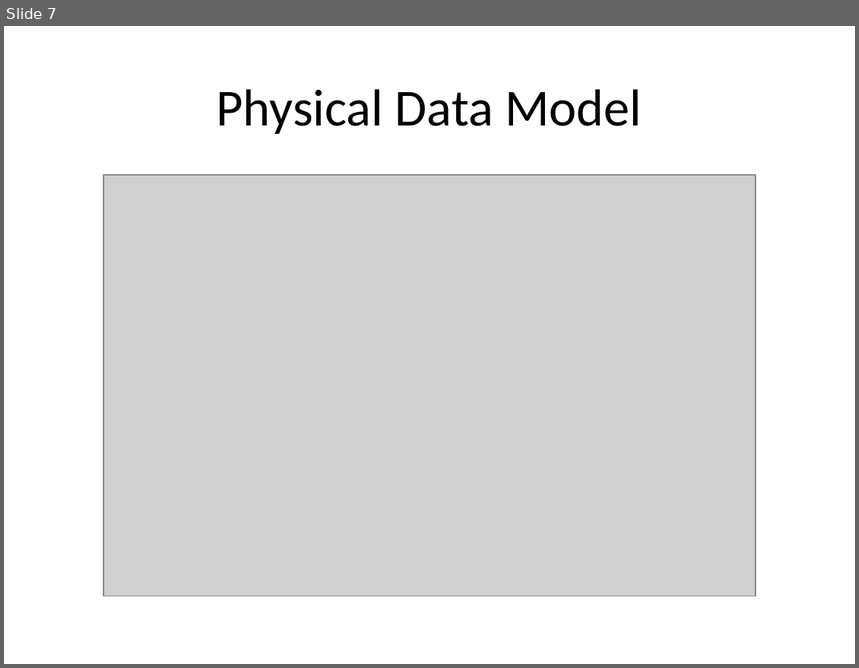
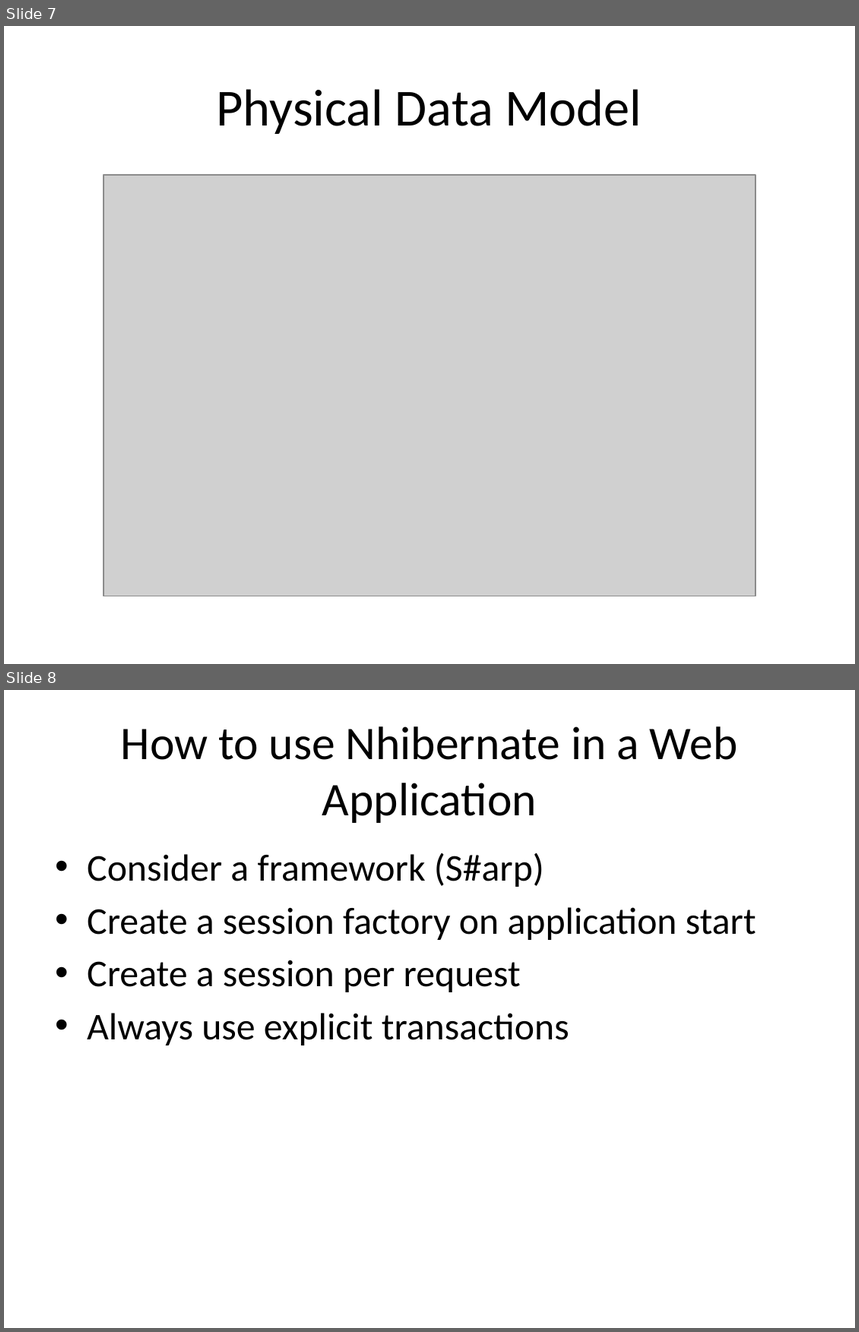
Before and after one commit to LoremipsumSharp/sutekicode, a slide deck: Samples/Mike.NHibernateDemo/Introduction to NHibernate.pptx. Shown one above the other, each under a label of ours: slide 7 before the commit, slides 7 and 8 after it. The pictures are 859x668 and 859x1332 pixels, drawn with LibreOffice and Linux fonts; fonts in the diff are those of the drawing; grey boxes stand for pictures. Boxes give left, top, right and bottom in pixels: in the first picture for what was removed or moved away, otherwise in the second. Text is boxed around its words. In the diff, an @@ line names an element or a change of style, - is before the commit and + after.

```diff
--- a/Samples/Mike.NHibernateDemo/Introduction to NHibernate.pptx
+++ b/Samples/Mike.NHibernateDemo/Introduction to NHibernate.pptx
@@ slide 8 added at (4, 690, 855, 1328), background #FFFFFF @@
@@ title added at (121, 726, 738, 823), 39.6 pt, text #000000 @@
+How to use Nhibernate in a Web Application
@@ text added at (87, 853, 756, 1046), 32 pt, text #000000 @@
+• Consider a framework (S#arp)
+• Create a session factory on application start
+• Create a session per request
+• Always use explicit transactions
```
Also in this commit, not shown: 1 slide changed, 3 other files.
